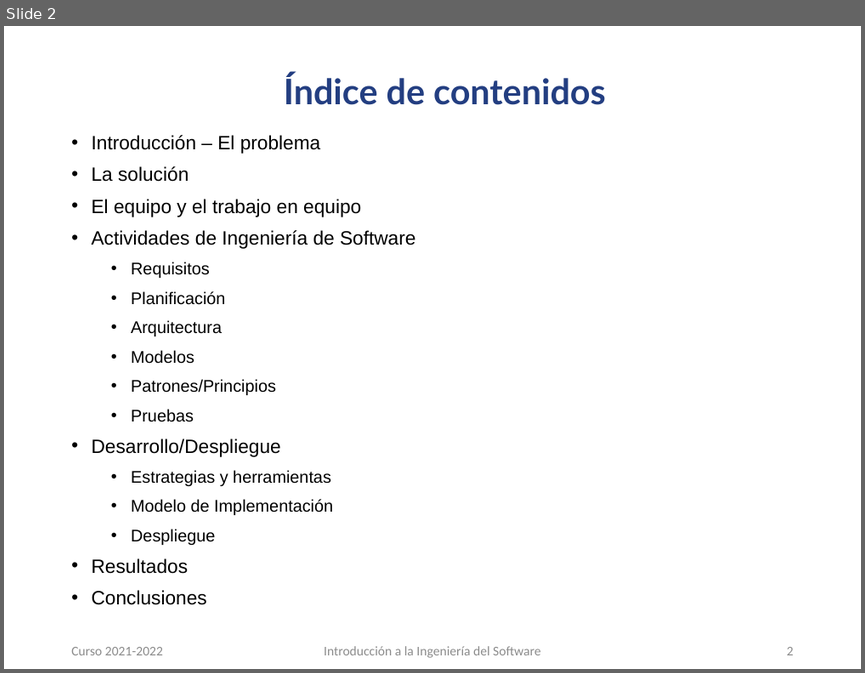
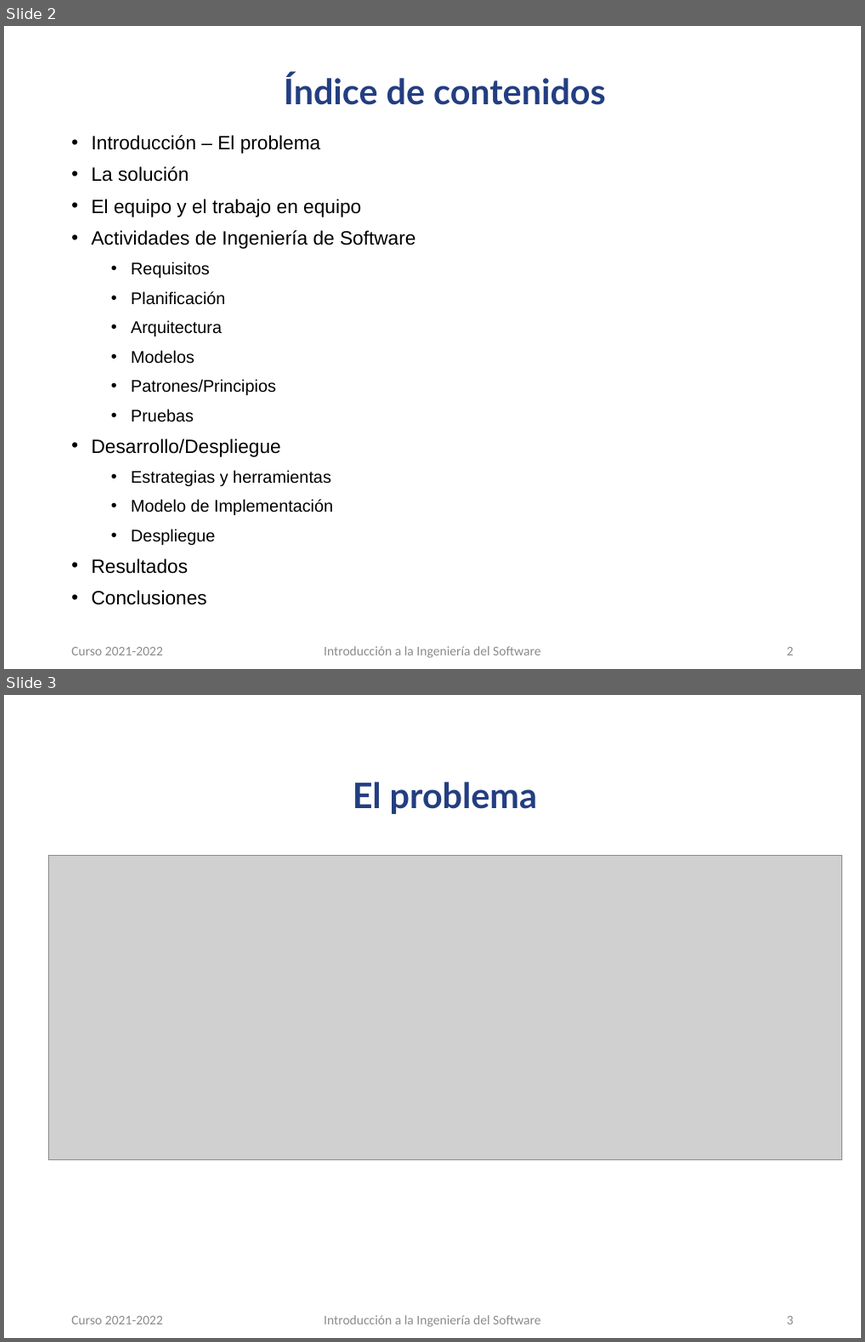
Before and after one commit to carloscmor/PRIMERA_FILA, a slide deck: PFentertainment_presentación.pptx. Shown one above the other, each under a label of ours: slide 2 before the commit, slides 2 and 3 after it. The pictures are 865x673 and 865x1342 pixels, drawn with LibreOffice and Linux fonts; fonts in the diff are those of the drawing; grey boxes stand for pictures; background and template pictures are left out. Boxes give left, top, right and bottom in pixels: in the first picture for what was removed or moved away, otherwise in the second. Text is boxed around its words. In the diff, an @@ line names an element or a change of style, - is before the commit and + after.

```diff
--- a/PFentertainment_presentación.pptx
+++ b/PFentertainment_presentación.pptx
@@ slide 3 added at box(4, 695, 861, 1338), background #FFFFFF @@
@@ title added at box(352, 782, 537, 814), 29.5 pt, text #233E81, bold @@
+El problema
@@ picture added at box(48, 855, 842, 1159) @@
@@ text added at box(71, 1315, 163, 1324), 11.1 pt, text #8C8C8C @@
+Curso 2021-2022
@@ text added at box(324, 1315, 540, 1327), 11.1 pt, text #8C8C8C @@
+Introducción a la Ingeniería del Software
@@ page number added at box(787, 1315, 794, 1324), 11.1 pt, text #8C8C8C @@
+3
```
Also in this commit, not shown: 10 slides changed, 10 other slides added.
